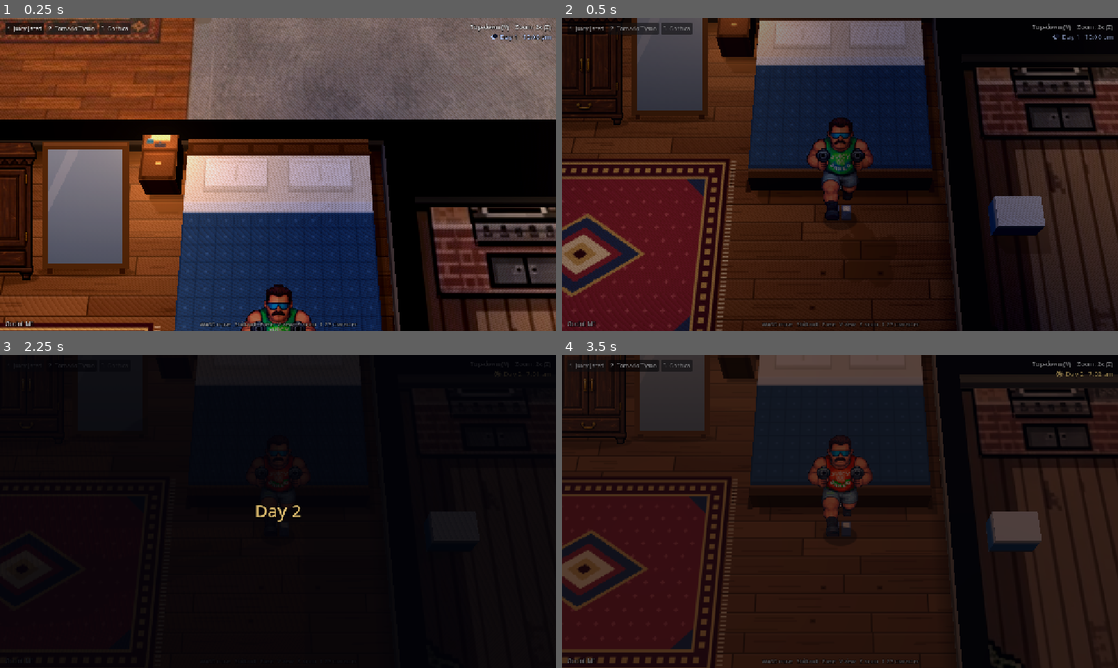
Above: before the commit, frames 1-4 (two rows, left to right).
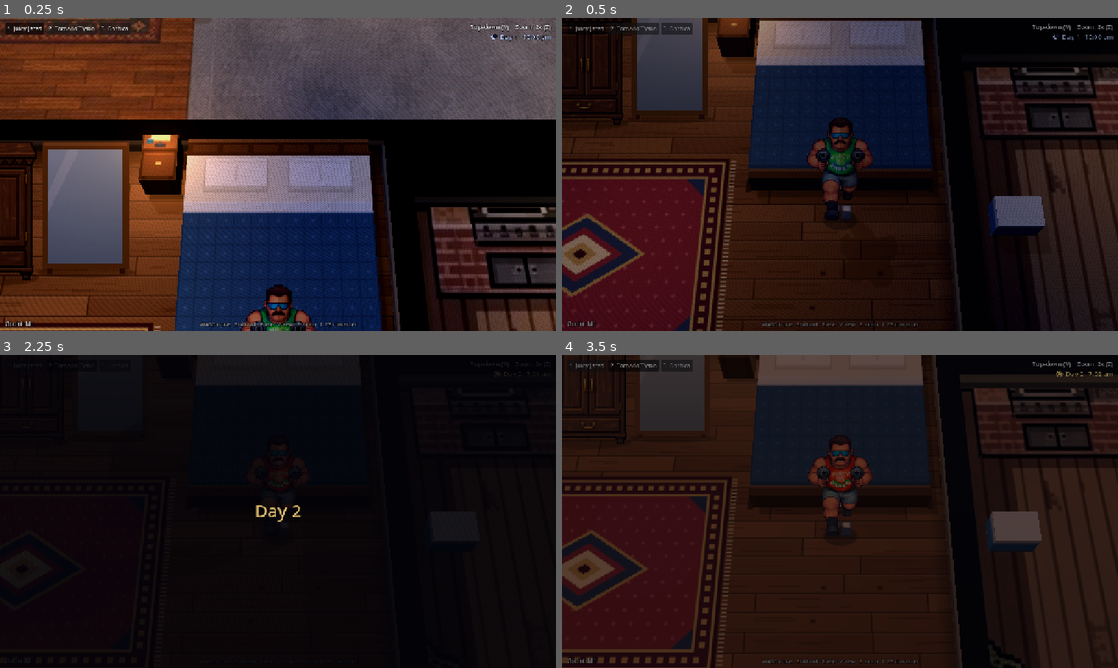
Above: after the commit, the same moments.

Repository: eflare17/Smashed-tv
Game: Godot game, scene res://scenes/look/install_test.tscn
Same seed, same stepped clock (60 frames per second), same inputs: the game is played once before the commit and once after it. This scene is started directly instead of the project's main scene.
Inputs (mouse positions are in pixels of both pictures, inside the frame that each line leads up to):
- Up to frame 1 (0.25 s): no input
- Up to frame 2 (0.5 s): no input
- Up to frame 3 (2.25 s): tap Enter at 0.5 s; move the mouse to (400, 495) at 0.52 s; hold D (move_right) 0.53-1.25 s; hold E (interact) 0.53-1.25 s; click (400, 495) at 0.67 s; click "1 Juicy Jared" at 1.25 s; click "2 Tornado Tyson" at 2 s
- Up to frame 4 (3.5 s): move the mouse to (728, 527) at 2.77 s; hold S (move_down) from 2.78 s (still down); tap F8 (look_quality) at 2.85 s

The runs differ from the first frame. In frame 1, 24% of the frame differs, in the area x 0-100%, y 0-100%; in frame 2, 0.9%; in frame 3, less than 0.1%; in frame 4, nothing differs.

Commit message:
Lighting: tighter lamp pools at night
Co-Authored-By: Claude Opus 5.5 <noreply@anthropic.com>
Claude-Session: https://claude.ai/code/session_01UcDaUiBsn4rNLgW1FU6AaA

Diff:
--- a/godot/scripts/look/day_night.gd
+++ b/godot/scripts/look/day_night.gd
@@ -188,7 +188,7 @@
 	o.light_color = col
 	o.light_energy = energy
 	o.omni_range = reach * GameData.UNIT
-	o.omni_attenuation = 0.8
+	o.omni_attenuation = 1.1
 	o.shadow_enabled = false
 	o.light_specular = 0.0
 	add_child(o)
--- a/godot/scripts/look/lighting_install.gd
+++ b/godot/scripts/look/lighting_install.gd
@@ -109,10 +109,10 @@
 func _add_lamps() -> void:
 	var L := [
 		# x, y, z, colour, energy, reach, bulb, which ("both", "high", "low")
-		[200, 150, 138, LAMP, 2.4, 330, true, "high"],
-		[200, 390, 138, LAMP, 2.4, 330, true, "high"],
-		[470, 300, 138, LAMP, 2.4, 340, true, "high"],
-		[740, 380, 138, LAMP, 2.1, 300, true, "high"],
+		[200, 150, 138, LAMP, 2.6, 280, true, "high"],
+		[200, 390, 138, LAMP, 2.6, 280, true, "high"],
+		[470, 300, 138, LAMP, 2.6, 290, true, "high"],
+		[740, 380, 138, LAMP, 2.3, 270, true, "high"],
 		[720, 165, 30, Color(0.35, 0.85, 1.0), 1.6, 220, false, "high"],
 		[430, 260, 140, LAMP, 4.0, 470, true, "low"],
 		[240, 700, 138, LAMP, 2.2, 330, true, "both"],
